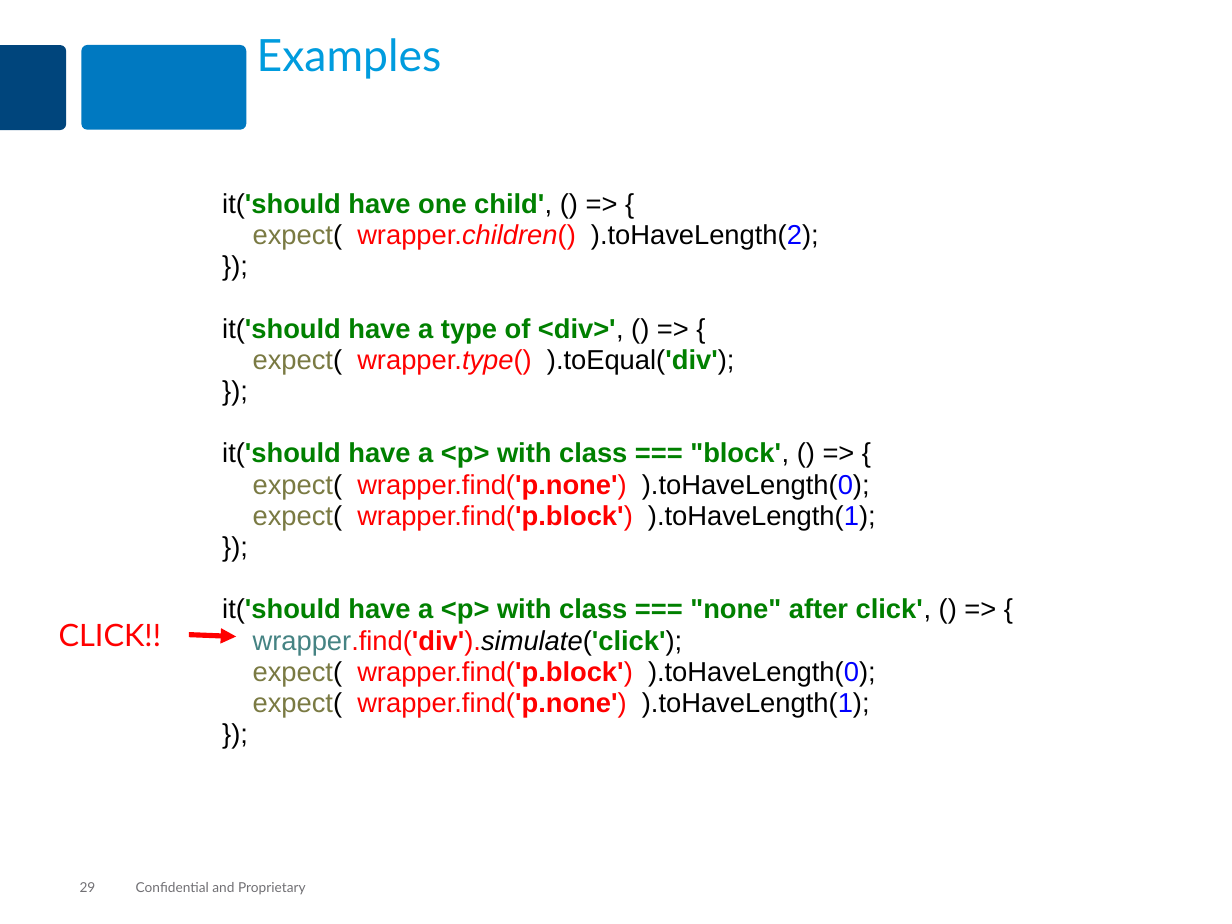
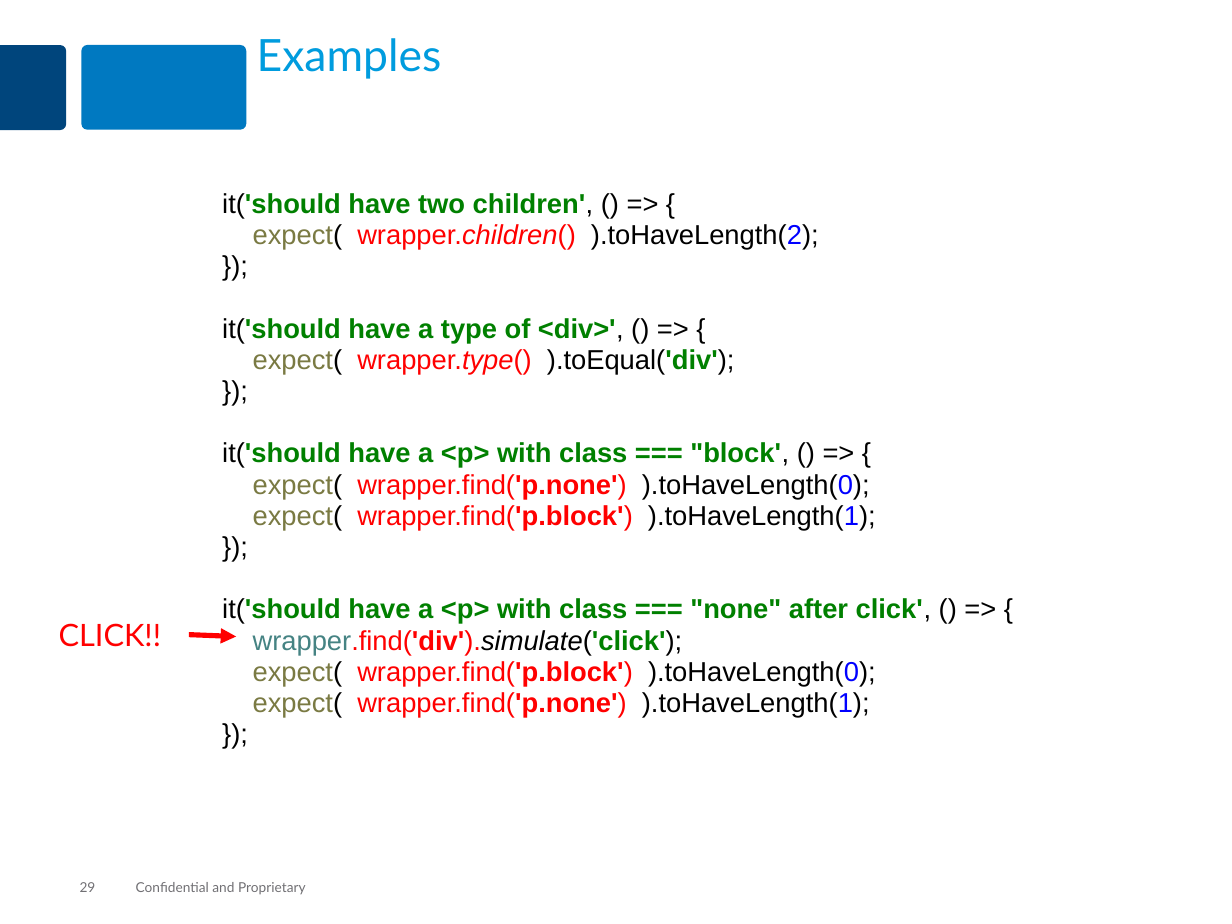
Before and after one commit to MaxMillington/react_practice, a slide deck: slide 29 of lesson-react-70-testing/react-testing.pptx. Drawn at 1232x924 pixels with LibreOffice and Linux fonts; fonts in the diff are those of the drawing. Boxes give left, top, right and bottom in pixels: in the first picture for what was removed or moved away, otherwise in the second. Text is boxed around its words. In the diff, an @@ line names an element or a change of style, - is before the commit and + after.

Commit message:
changed one child to two children

```diff
--- a/lesson-react-70-testing/react-testing.pptx
+++ b/lesson-react-70-testing/react-testing.pptx
@@ text at [222,193,932,718]: text changed @@
-        it('should have one child', () => {
-        expect( wrapper.children() ).toHaveLength(2);
-        });
-        it('should have a type of <div>', () => {
-        expect( wrapper.type() ).toEqual('div');
-        });
-        it('should have a <p> with class === "block', () => {
-        expect( wrapper.find('p.none') ).toHaveLength(0);
-        expect( wrapper.find('p.block') ).toHaveLength(1);
-        });
-        it('should have a <p> with class === "none" after click', () => {
-        wrapper.find('div').simulate('click');
-        expect( wrapper.find('p.block') ).toHaveLength(0);
-        expect( wrapper.find('p.none') ).toHaveLength(1);
-        });
+        it('should have two children', () => {
+        expect( wrapper.children() ).toHaveLength(2);
+        });
+        it('should have a type of <div>', () => {
+        expect( wrapper.type() ).toEqual('div');
+        });
+        it('should have a <p> with class === "block', () => {
+        expect( wrapper.find('p.none') ).toHaveLength(0);
+        expect( wrapper.find('p.block') ).toHaveLength(1);
+        });
+        it('should have a <p> with class === "none" after click', () => {
+        wrapper.find('div').simulate('click');
+        expect( wrapper.find('p.block') ).toHaveLength(0);
+        expect( wrapper.find('p.none') ).toHaveLength(1);
+        });
```
